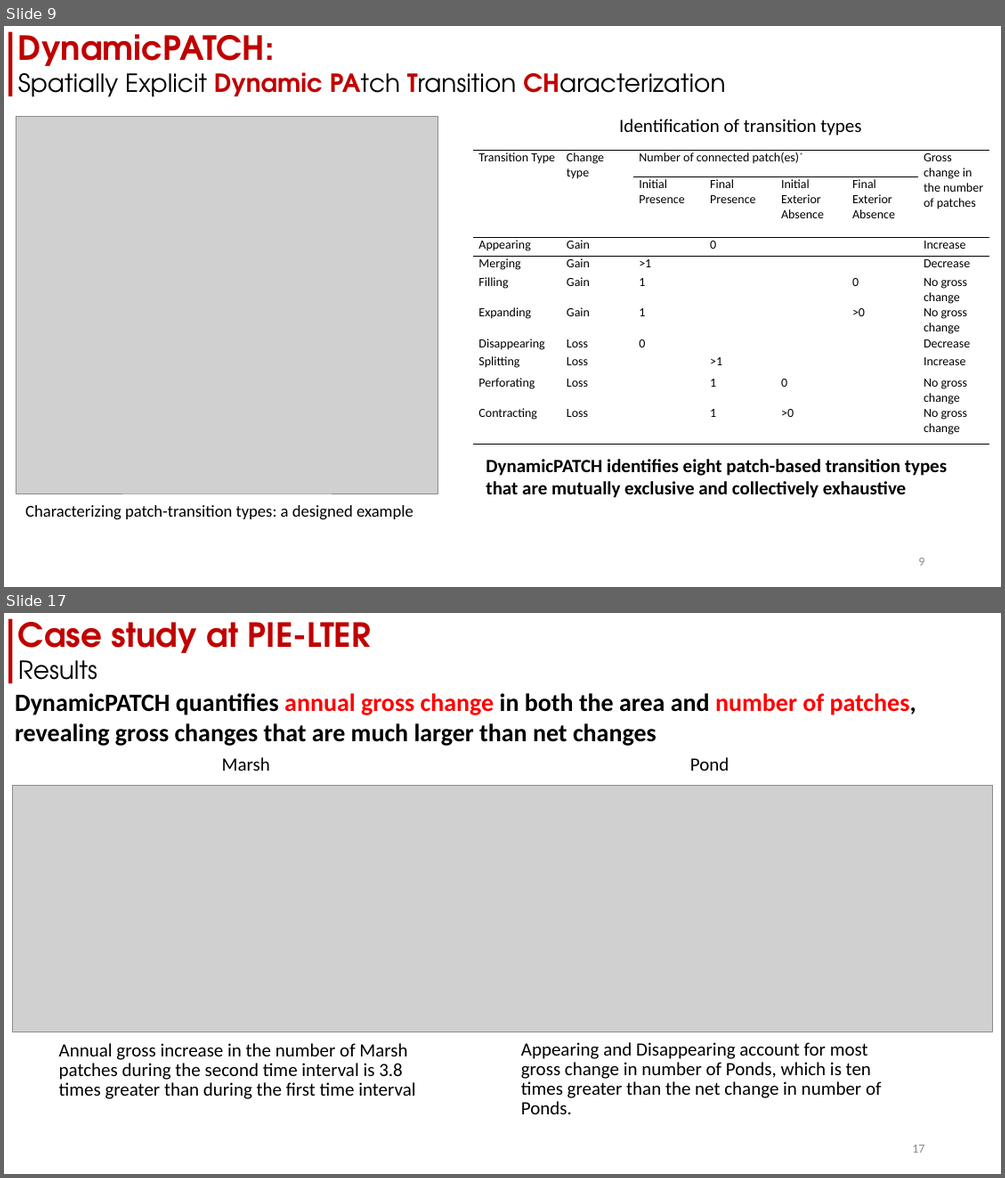
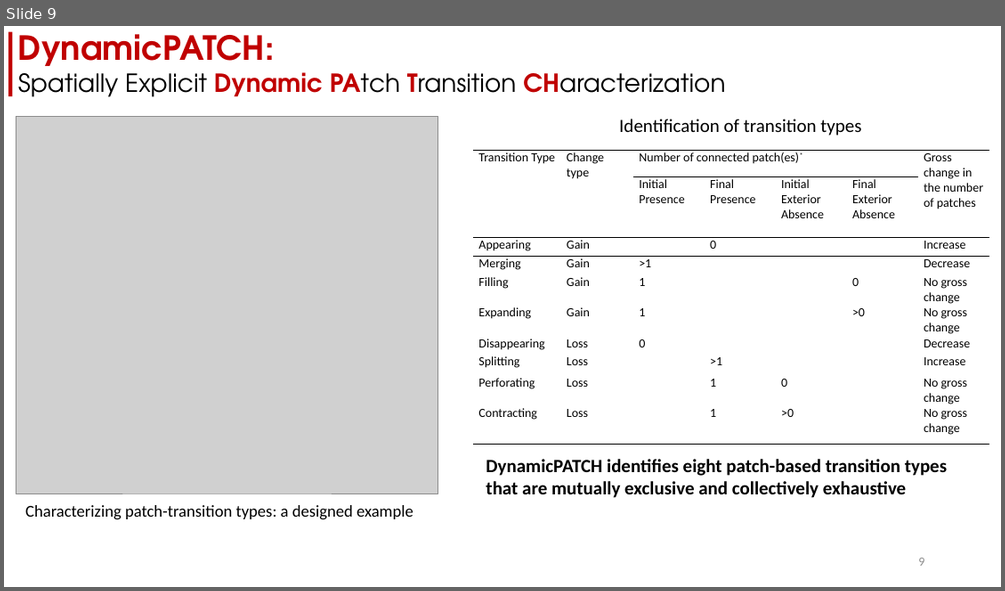
Before and after one commit to zay1996/Workshop_GIStimeseries, a slide deck: assets/slides/workshop_DynamicPATCH.pptx. Shown one above the other, each under a label of ours: slides 9 and 17 before the commit, slide 9 after it; the slides between them are not shown. The pictures are 1005x1178 and 1005x591 pixels, drawn with LibreOffice and Linux fonts; fonts in the diff are those of the drawing; grey boxes stand for pictures. Boxes give left, top, right and bottom in pixels: in the first picture for what was removed or moved away, otherwise in the second. Text is boxed around its words. In the diff, an @@ line names an element or a change of style, - is before the commit and + after.

```diff
--- a/assets/slides/workshop_DynamicPATCH.pptx
+++ b/assets/slides/workshop_DynamicPATCH.pptx
@@ slide 17 removed at [4,613,1001,1174], background #FFFFFF @@
@@ rectangle removed at [8,619,12,683] @@
@@ text removed at [18,622,371,680] @@
-Case study at PIE-LTER
-Results
@@ text removed at [15,693,916,746] @@
-DynamicPATCH quantifies annual gross change in both the area and number of patches, revealing gross changes that are much larger than net changes
@@ text removed at [222,757,270,771] @@
-Marsh
@@ text removed at [690,757,729,771] @@
-Pond
@@ picture removed at [12,786,993,1032] @@
@@ text removed at [59,1043,415,1099] @@
-Annual gross increase in the number of Marsh patches during the second time interval is 3.8 times greater than during the first time interval
@@ text removed at [521,1042,881,1114] @@
-Appearing and Disappearing account for most gross change in number of Ponds, which is ten times greater than the net change in number of Ponds.
@@ page number removed at [912,1144,924,1152] @@
-17
```
Also in this commit, not shown: 13 slides changed, 3 slides added, 9 other slides removed, 6 other files.
